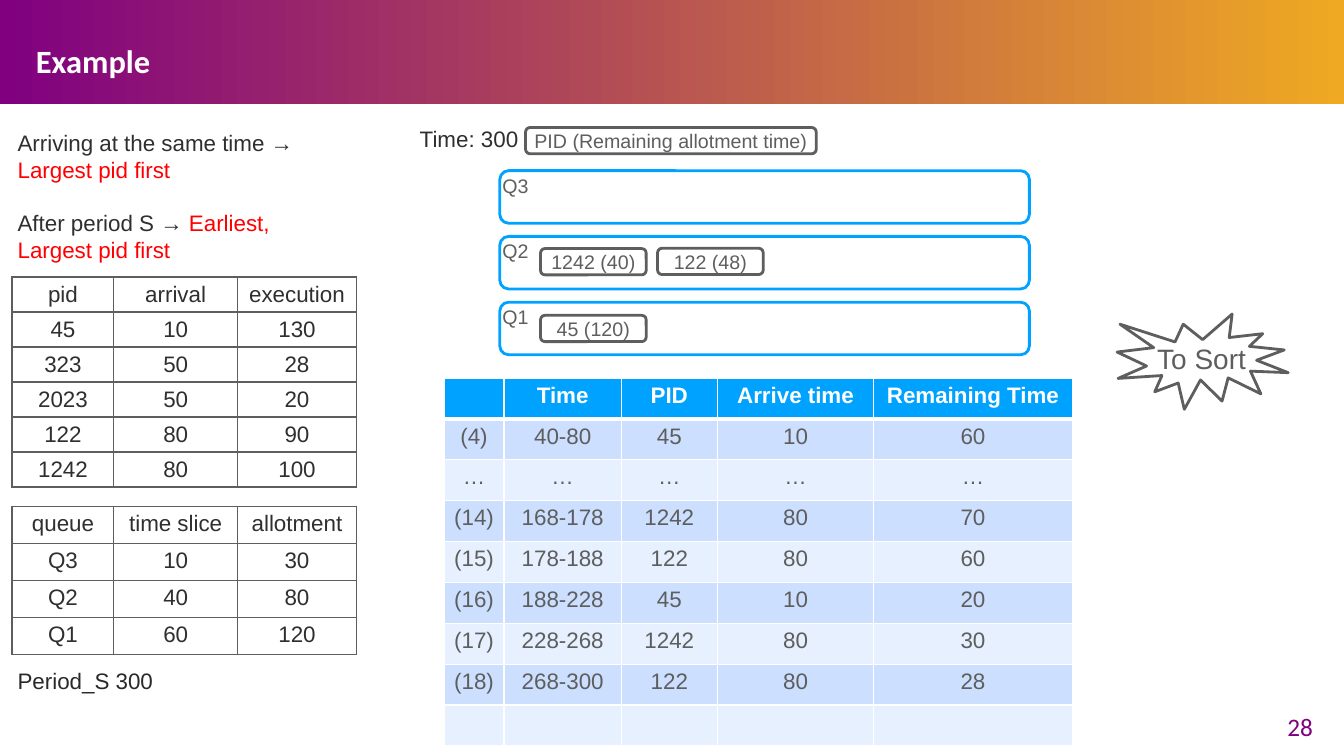
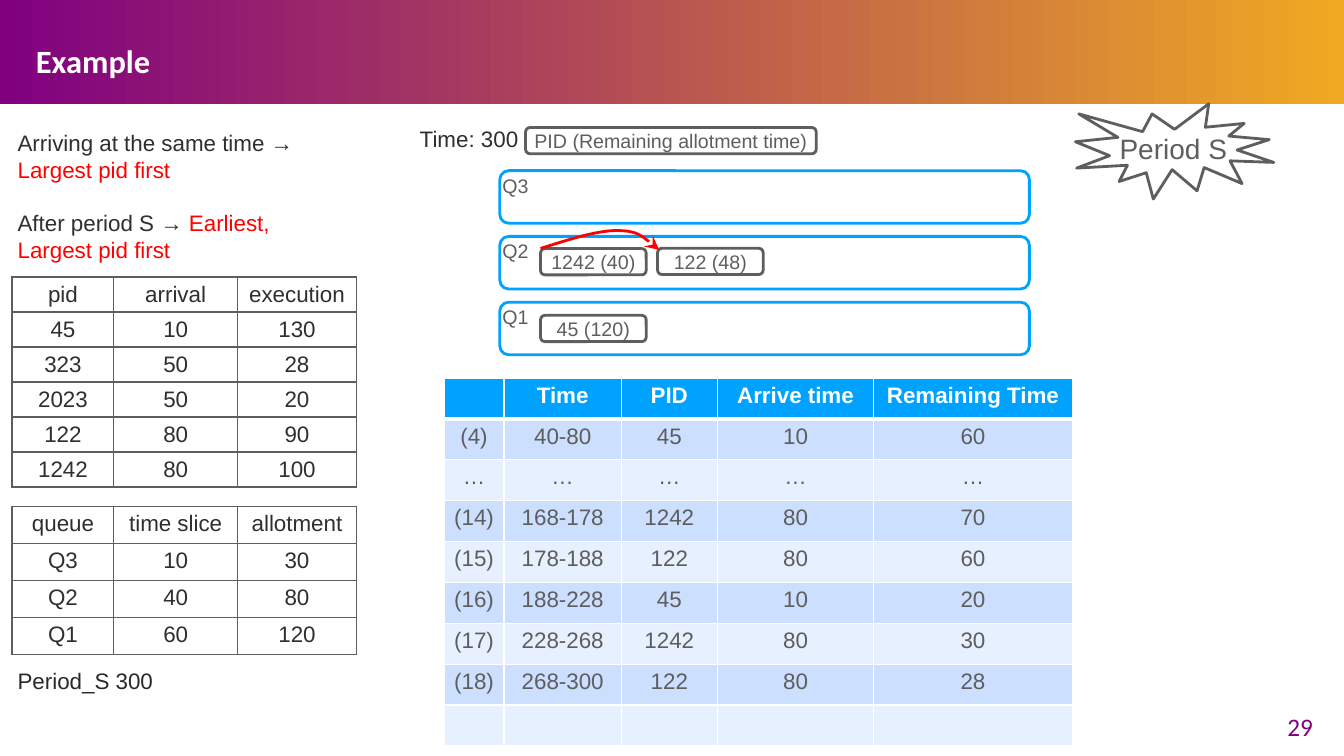
Before and after one commit to henryhxu/CSCI3150, a slide deck: slide 29 of tutorial/T07/tut07.pptx (slide 28 before the commit). Drawn at 1344x756 pixels with LibreOffice and Linux fonts; fonts in the diff are those of the drawing. Boxes give left, top, right and bottom in pixels: in the first picture for what was removed or moved away, otherwise in the second. Text is boxed around its words. In the diff, an @@ line names an element or a change of style, - is before the commit and + after.

Commit message:
Update t07.pptx

```diff
--- a/tutorial/T07/tut07.pptx
+++ b/tutorial/T07/tut07.pptx
@@ irregular seal added at (1076,104,1274,200), fill #FFFFFF, outline #5E5E5E 2 pt, 20 pt, text #5E5E5E @@
+Period S
@@ freeform shape added at (540,231,659,250), outline #FF0000 2 pt @@
@@ irregular seal removed at (1117,315,1289,410) @@
-To Sort
@@ page number at (1287,719,1313,736): text changed @@
-28
+29
```
Also in this commit, not shown: 15 other slides changed, 1 slide added.
